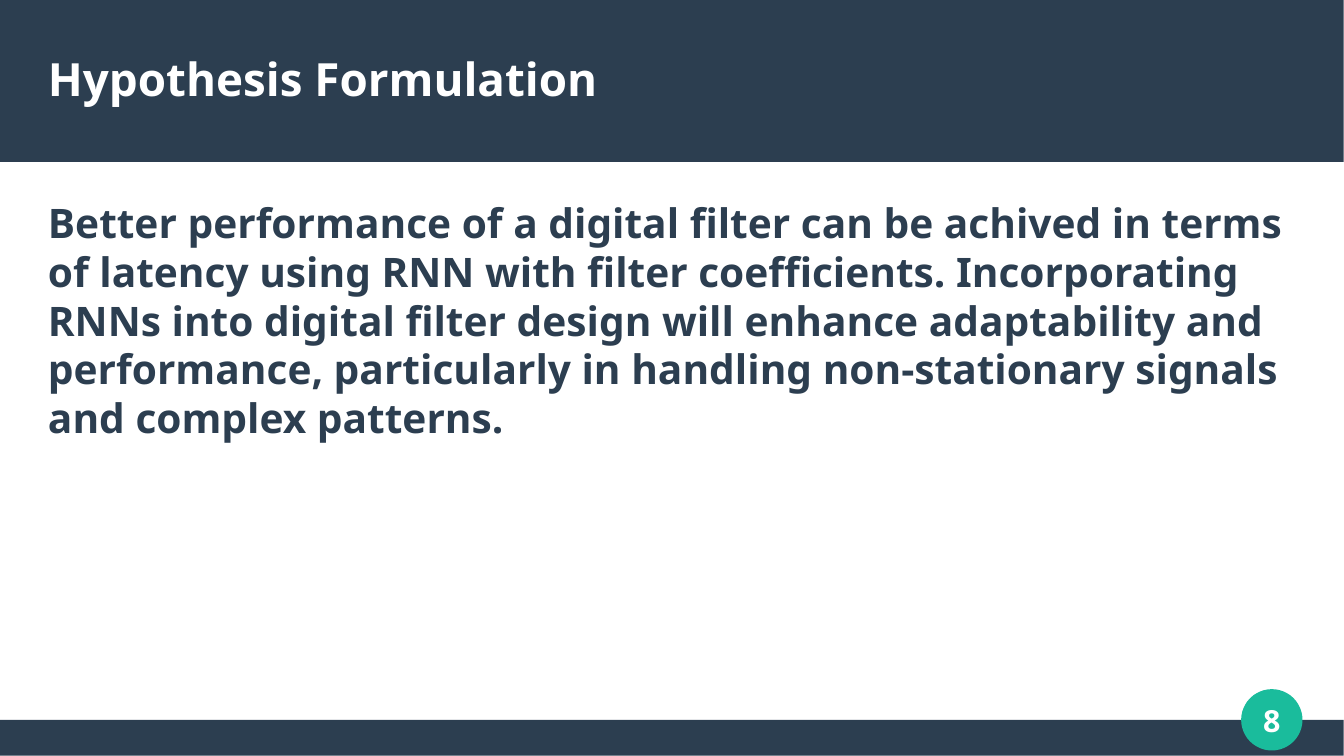
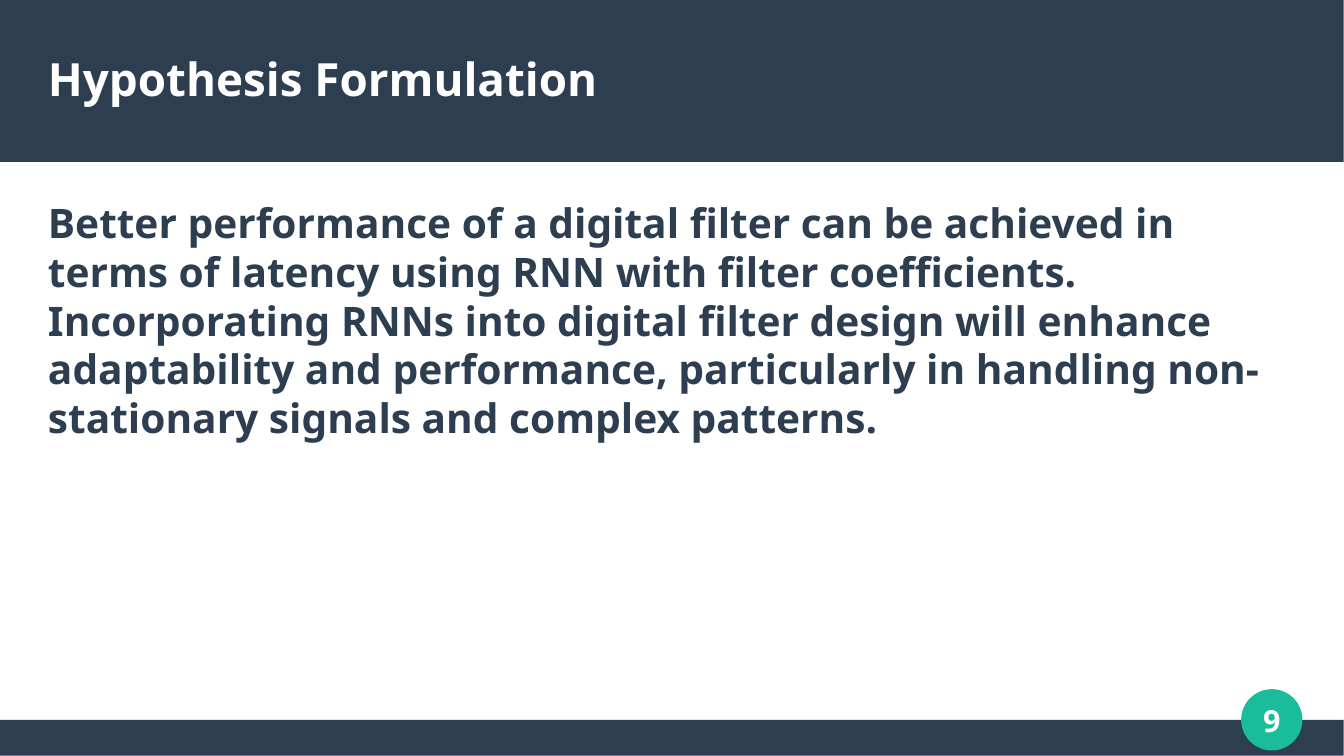
Before and after one commit to mohitlabs/Research, a slide deck: slide 9 of A Low Latency Digital Filter using Recurrent Neural Network/PPT/Presentation.pptx (slide 8 before the commit). Drawn at 1344x756 pixels with LibreOffice and Linux fonts; fonts in the diff are those of the drawing. Boxes give left, top, right and bottom in pixels: in the first picture for what was removed or moved away, otherwise in the second. Text is boxed around its words. In the diff, an @@ line names an element or a change of style, - is before the commit and + after.

```diff
--- a/A Low Latency Digital Filter using Recurrent Neural Network/PPT/Presentation.pptx
+++ b/A Low Latency Digital Filter using Recurrent Neural Network/PPT/Presentation.pptx
@@ text at box(48, 207, 1259, 443): text changed @@
-Better performance of a digital filter can be achived in terms of latency using RNN with filter coefficients. Incorporating RNNs into digital filter design will enhance adaptability and performance, particularly in handling non-stationary signals and complex patterns.
+Better performance of a digital filter can be achieved in terms of latency using RNN with filter coefficients. Incorporating RNNs into digital filter design will enhance adaptability and performance, particularly in handling non-stationary signals and complex patterns.
@@ page number at box(1263, 710, 1280, 733): text changed @@
-8
+9
```
Also in this commit, not shown: 2 slides added, 13 other files.
